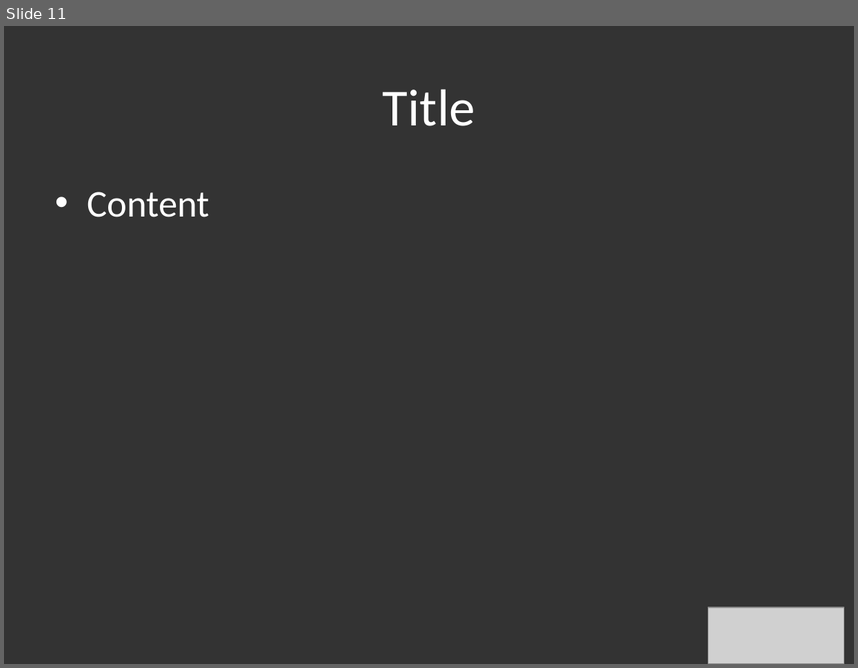
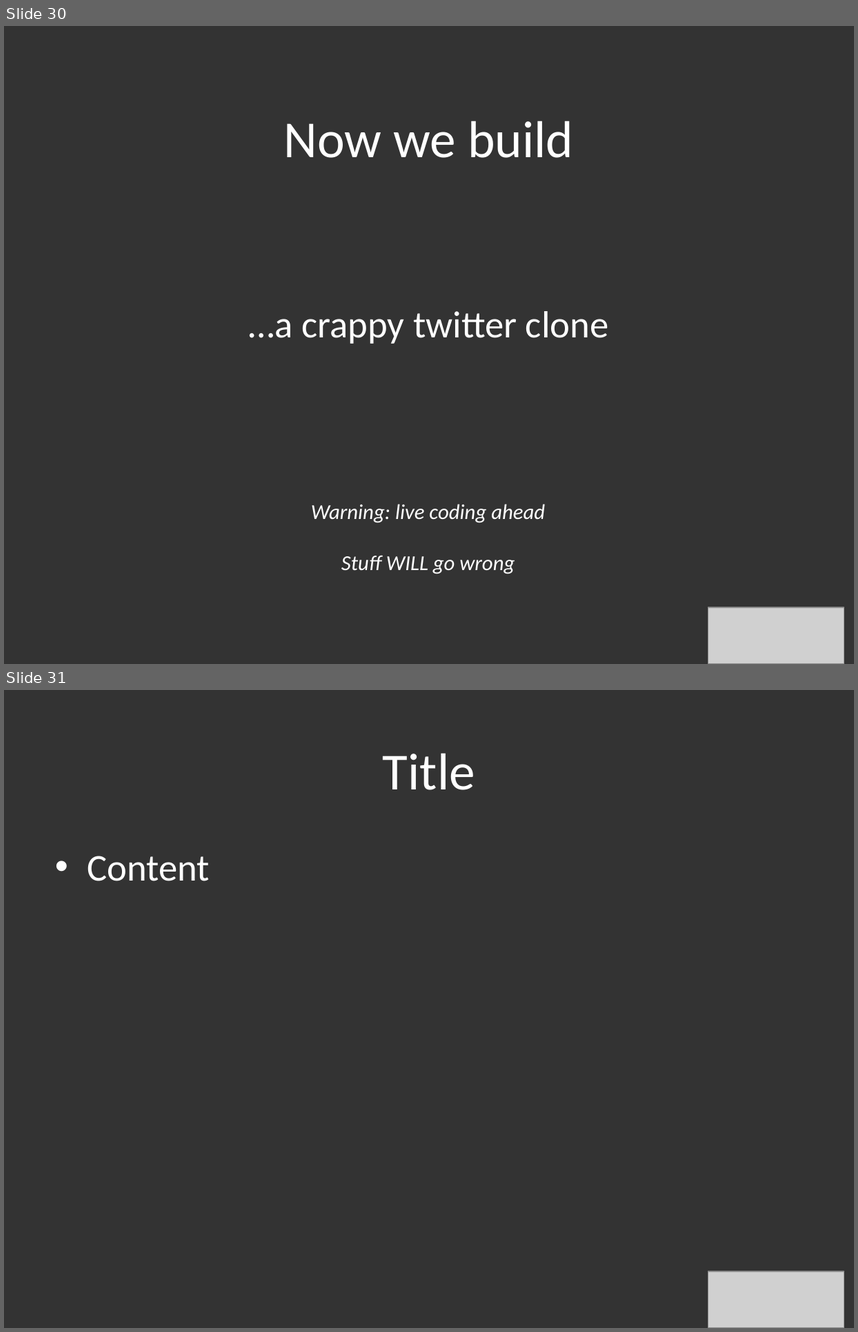
Before and after one commit to hlfshell/node.jSTL-Intro-Series---An-Introduction-to-Express, a slide deck: nodejs intro to express.pptx. Shown one above the other, each under a label of ours: slide 11 before the commit, slides 30 and 31 after it. The pictures are 858x668 and 858x1332 pixels, drawn with LibreOffice and Linux fonts; fonts in the diff are those of the drawing; grey boxes stand for pictures. Boxes give left, top, right and bottom in pixels: in the first picture for what was removed or moved away, otherwise in the second. Text is boxed around its words. In the diff, an @@ line names an element or a change of style, - is before the commit and + after.

```diff
--- a/nodejs intro to express.pptx
+++ b/nodejs intro to express.pptx
@@ slide 30 added at [4, 26, 854, 664], background #333333 @@
@@ title added at [284, 121, 573, 158], 44 pt, text #FFFFFF @@
+Now we build
@@ subtitle added at [249, 311, 608, 343], 32 pt, text #FFFFFF @@
+…a crappy twitter clone
@@ text added at [311, 503, 545, 574], 18 pt, text #FFFFFF, italic @@
+Warning: live coding ahead
+Stuff WILL go wrong
@@ picture added at [708, 606, 844, 664] @@
@@ what was slide 11 is now slide 31 @@
```
Also in this commit, not shown: 3 slides changed, 20 other slides added, 1 slide removed, 8 other files.
